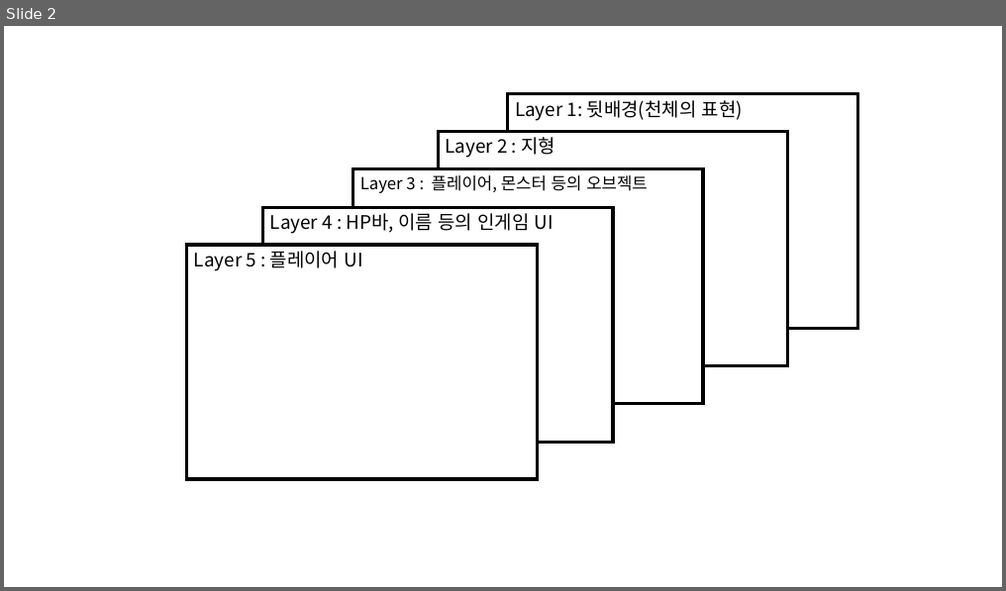
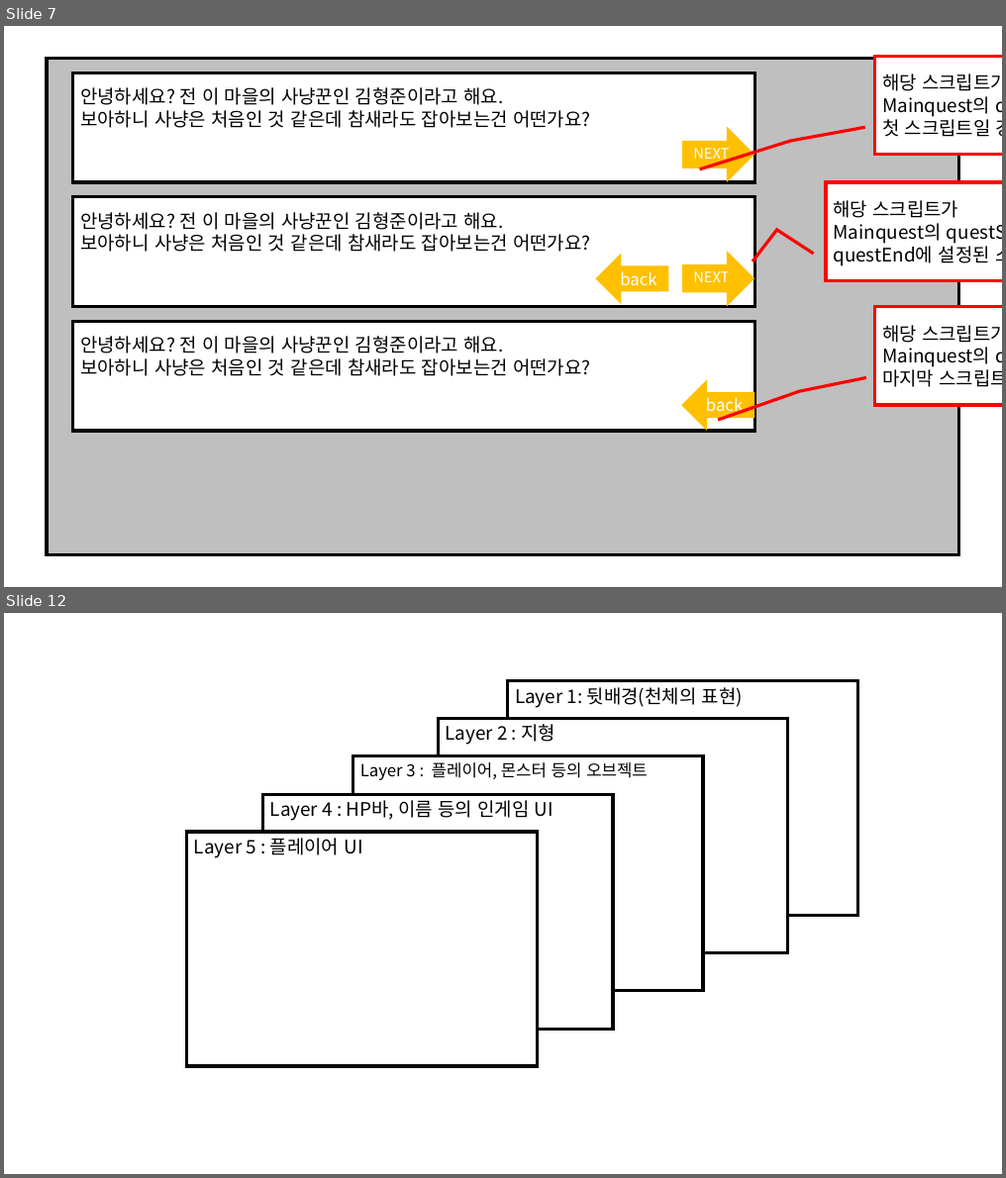
Before and after one commit to korleinster/gamebusdriver, a slide deck: plan/forwork.pptx. Shown one above the other, each under a label of ours: slide 2 before the commit, slides 7 and 12 after it; the slides between them are not shown. The pictures are 1006x591 and 1006x1178 pixels, drawn with LibreOffice and Linux fonts; fonts in the diff are those of the drawing. Boxes give left, top, right and bottom in pixels: in the first picture for what was removed or moved away, otherwise in the second. Text is boxed around its words. In the diff, an @@ line names an element or a change of style, - is before the commit and + after.

Commit message:
[신창섭]
1. 불필요파일 정리
2 게임설계2 발표 후 내용 정리(2장)
  - 기획서 내용 시각화
  - 내용 간소화
3. 게임 내 천체에 대한 설정 수정
  - 하늘 삭제
  - 클라, 서버단 클리퍼 내용 추가

```diff
--- a/plan/forwork.pptx
+++ b/plan/forwork.pptx
@@ slide 7 added at <box>4,26,1002,587</box>, background #FFFFFF @@
@@ rectangle added at <box>47,59,959,556</box>, fill #BFBFBF, outline #000000 3 pt @@
@@ rectangle added at <box>73,74,754,182</box>, fill #FFFFFF, outline #000000 3 pt, 18 pt, text #000000 @@
+안녕하세요? 전 이 마을의 사냥꾼인 김형준이라고 해요.
+보아하니 사냥은 처음인 것 같은데 참새라도 잡아보는건 어떤가요?
@@ border callout added at <box>875,56,1002,155</box>, fill #FFFFFF, outline #FF0000 3 pt, 18 pt, text #000000 @@
+해당 스크립트가
+Mainquest의 questStart에 설정된
+첫 스크립트일 경우
@@ right arrow added at <box>682,127,754,182</box>, fill #FFC000, 14 pt, text #FFFFFF @@
+NEXT
@@ rectangle added at <box>73,197,754,307</box>, fill #FFFFFF, outline #000000 3 pt, 18 pt, text #000000 @@
+안녕하세요? 전 이 마을의 사냥꾼인 김형준이라고 해요.
+보아하니 사냥은 처음인 것 같은데 참새라도 잡아보는건 어떤가요?
@@ border callout added at <box>826,182,1002,281</box>, fill #FFFFFF, outline #FF0000 3 pt, 18 pt, text #000000 @@
+해당 스크립트가
+Mainquest의 questStart나
+questEnd에 설정된 스크립트가 아닐 경우
@@ left arrow added at <box>595,253,668,304</box>, fill #FFC000, 16 pt, text #FFFFFF @@
+back
@@ right arrow added at <box>682,252,754,307</box>, fill #FFC000, 14 pt, text #FFFFFF @@
+NEXT
@@ rectangle added at <box>73,322,754,431</box>, fill #FFFFFF, outline #000000 3 pt, 18 pt, text #000000 @@
+안녕하세요? 전 이 마을의 사냥꾼인 김형준이라고 해요.
+보아하니 사냥은 처음인 것 같은데 참새라도 잡아보는건 어떤가요?
@@ border callout added at <box>875,307,1002,405</box>, fill #FFFFFF, outline #FF0000 3 pt, 18 pt, text #000000 @@
+해당 스크립트가
+Mainquest의 questEnd에 설정된
+마지막 스크립트일 경우
@@ left arrow added at <box>681,379,754,431</box>, fill #FFC000, 16 pt, text #FFFFFF @@
+back
@@ what was slide 2 is now slide 12 @@
```
Also in this commit, not shown: 3 slides changed, 10 other slides added, 5 other files.
